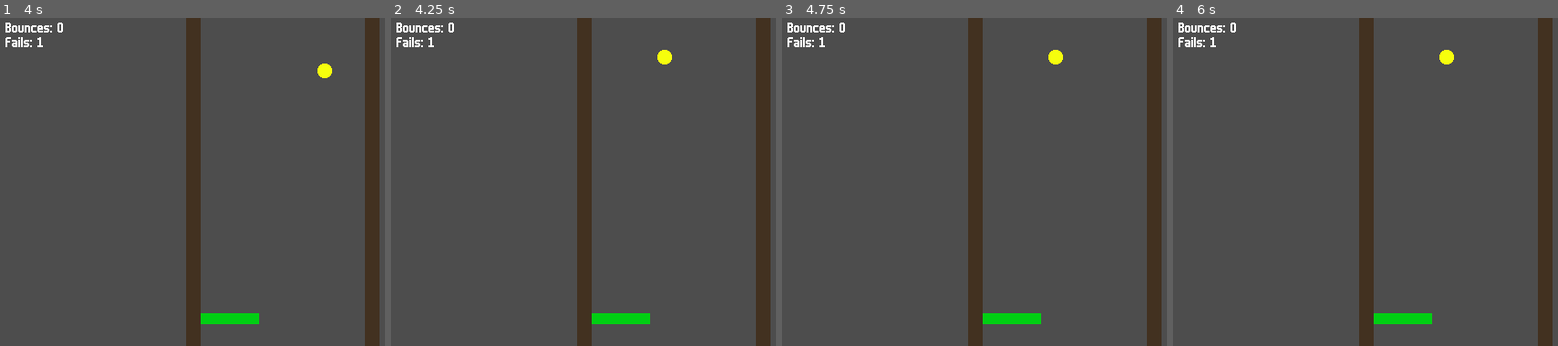
Above: before the commit, frames 1-4 (left to right).
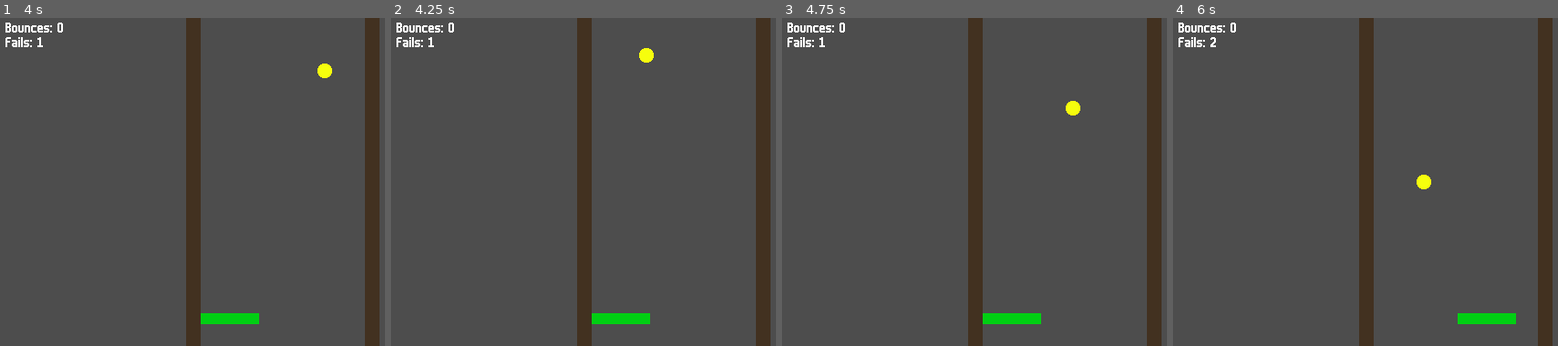
Above: after the commit, the same moments.

Repository: YannVeld/LD60
Game: Godot game, scene res://main.tscn
Same seed, same stepped clock (60 frames per second), same inputs: the game is played once before the commit and once after it.
Inputs:
- Up to frame 1 (4 s): tap Enter at 0.5, 2.75 s; hold Right (move_right) 0.53-1.28 s; tap 1 at 0.6 s; tap 2 at 0.8, 1.35 s; hold Left (move_left) 1.28-2.03 s; tap 3 at 1.55, 2.1 s; tap Space at 2, 3.5 s; hold Right (move_right) 2.03-3.53 s; tap 4 at 2.3, 2.85 s; tap 5 at 3.05, 3.6 s; hold Left (move_left) from 3.53 s (still down); tap 6 at 3.8 s
- Up to frame 2 (4.25 s): keep holding Left (move_left); tap P (pause) at 4.15 s
- Up to frame 3 (4.75 s): keep holding Left (move_left); tap 6 at 4.35 s; tap 7 at 4.55 s
- Up to frame 4 (6 s): tap 7 at 5.1 s; tap 8 at 5.3, 5.85 s; tap Enter at 5.75 s; release Left (move_left) at 5.78 s; hold Right (move_right) from 5.78 s (still down)

Frame 1 is identical in both runs. In frame 2, 0.3% of the frame differs, in the area x 64-73%, y 9-15%; in frame 3, 0.3%; in frame 4, 1.3%, in the area x 9-90%, y 5-94%.

Commit message:
Added keyboard keys as a way to choose upgrade

Diff:
--- /dev/null
+++ b/Scenes/upgrade_button.tscn
@@ -0,0 +1,12 @@
+[gd_scene format=3 uid="uid://dfo6dk06h2oeq"]
+
+[ext_resource type="Script" uid="uid://btw4q3prnkxqm" path="res://Scripts/upgrade_button.gd" id="1_lmwtk"]
+
+[node name="UpgradeButton" type="Button" unique_id=1542294873]
+process_mode = 2
+offset_left = 177.0
+offset_top = 148.0
+offset_right = 209.0
+offset_bottom = 180.0
+text = "1"
+script = ExtResource("1_lmwtk")
--- a/Scripts/game_properties.gd
+++ b/Scripts/game_properties.gd
@@ -32,3 +32,9 @@
 		if value <= 1.0: value = 1.0
 		wall_distance = value
 		wall_distance_changed.emit()
+
+
+@export_group("Gameplay")
+
+@export var bounces_between_choices: int = 5
+@export var upgrade_option_count: int = 3
--- /dev/null
+++ b/Scripts/upgrade_button.gd
@@ -0,0 +1,11 @@
+class_name UpgradeButton extends Button
+
+@export var index: int = 0
+
+signal pressed_upgrade(index: int)
+
+func _ready() -> void:
+	pressed.connect(_on_pressed)
+
+func _on_pressed():
+	pressed_upgrade.emit(index)
--- a/Scripts/upgrade_manager.gd
+++ b/Scripts/upgrade_manager.gd
@@ -6,10 +6,37 @@
 
 var font: Font = preload("res://Fonts/m6x11.ttf")
 
+var _previous_choice_bounce_count: int = 0
+var _is_choosing: bool = false
+
+var _buttons: Array[UpgradeButton] = []
+
+
+const KEY_TO_INDEX: Dictionary[Key, int] = {
+	KEY_1: 1,
+	KEY_2: 2,
+	KEY_3: 3,
+	KEY_4: 4,
+	KEY_5: 5,
+	KEY_6: 6,
+	KEY_7: 7,
+	KEY_8: 8,
+	KEY_9: 9
+}
+
+
 # Called when the node enters the scene tree for the first time.
 func _ready() -> void:
 	ballManager.out_of_bounds.connect(_on_out_of_bounds)
 	ballManager.bat_bounce.connect(_on_bat_bounce)
+
+	for _button in get_children():
+		if not _button is Button: continue
+		_buttons.append(_button)
+
+	for _button: UpgradeButton in _buttons:
+		_button.pressed_upgrade.connect(_on_upgrade_button_pressed)
+		_button.hide()
 
 
 func _on_out_of_bounds(out_of_bounds_count: int):
@@ -19,13 +46,51 @@
 	queue_redraw()
 
 
+func _present_upgrade_choice():
+	if _is_choosing: return
+
+	_previous_choice_bounce_count = ballManager.bat_bounce_count
+	_is_choosing = true
+	get_tree().paused = true
+
+	for _button: UpgradeButton in _buttons:
+		_button.show()
+
+func _apply_upgrade(index: int):
+	print("Applied upgrade "+str(index))
+	_close_upgrade_choice()
+
+func _close_upgrade_choice():
+	for _button: Button in _buttons:
+		_button.hide()
+
+	_is_choosing = false
+	get_tree().paused = false
+
+
+func _on_upgrade_button_pressed(index: int):
+	_apply_upgrade(index)
+
+
 
 # Called every frame. 'delta' is the elapsed time since the previous frame.
 func _process(delta: float) -> void:
-	if Input.is_action_just_pressed("pause"):
-		get_tree().paused = not get_tree().paused
+	var _next_count: int = _previous_choice_bounce_count + gameProperties.bounces_between_choices
+	if ballManager.bat_bounce_count >= _next_count:
+		_present_upgrade_choice()
 
 
 func _draw() -> void:
 	draw_string(font, Vector2(16,16), "Bounces: " + str(ballManager.bat_bounce_count))
 	draw_string(font, Vector2(16,32), "Fails: " + str(ballManager.out_of_bounds_count))
+
+func _input(event):
+	if not event is InputEventKey: return
+	if not event.pressed: return
+	if not _is_choosing: return
+	if not event.keycode in KEY_TO_INDEX.keys(): return
+
+	var _index = KEY_TO_INDEX[event.keycode] - 1
+	if _index >= gameProperties.upgrade_option_count: return
+
+	_apply_upgrade(_index)
--- a/main.tscn
+++ b/main.tscn
@@ -4,6 +4,7 @@
 [ext_resource type="Texture2D" uid="uid://bmauc48gxglmh" path="res://Sprites/greenSquare.png" id="2_h2yge"]
 [ext_resource type="Resource" uid="uid://bmmc64lrnyhh8" path="res://gameProperties.tres" id="2_lquwl"]
 [ext_resource type="Script" uid="uid://b23buabh3sigj" path="res://Scripts/bat.gd" id="3_1bvp3"]
+[ext_resource type="PackedScene" uid="uid://dfo6dk06h2oeq" path="res://Scenes/upgrade_button.tscn" id="3_5vw27"]
 [ext_resource type="Texture2D" uid="uid://ctafehlq1f6dw" path="res://Sprites/brownBlock.png" id="3_h2yge"]
 [ext_resource type="Script" uid="uid://dqtkoi3ld1q82" path="res://Scripts/side_walls.gd" id="4_272bh"]
 [ext_resource type="Script" uid="uid://di6rtvbqpcuw7" path="res://Scripts/ball_manager.gd" id="7_272bh"]
@@ -33,6 +34,24 @@
 process_mode = 3
 script = ExtResource("1_5vw27")
 gameProperties = ExtResource("2_lquwl")
+
+[node name="UpgradeButton" parent="UpgradeManager" unique_id=1542294873 instance=ExtResource("3_5vw27")]
+
+[node name="UpgradeButton2" parent="UpgradeManager" unique_id=916407006 instance=ExtResource("3_5vw27")]
+offset_left = 290.0
+offset_top = 147.0
+offset_right = 322.0
+offset_bottom = 179.0
+text = "2"
+index = 1
+
+[node name="UpgradeButton3" parent="UpgradeManager" unique_id=1205897848 instance=ExtResource("3_5vw27")]
+offset_left = 410.0
+offset_top = 147.0
+offset_right = 442.0
+offset_bottom = 179.0
+text = "3"
+index = 2
 
 [node name="BallManager" type="Node2D" parent="." unique_id=1540103077]
 process_mode = 3
Not shown, added: Scripts/upgrade_button.gd.uid
